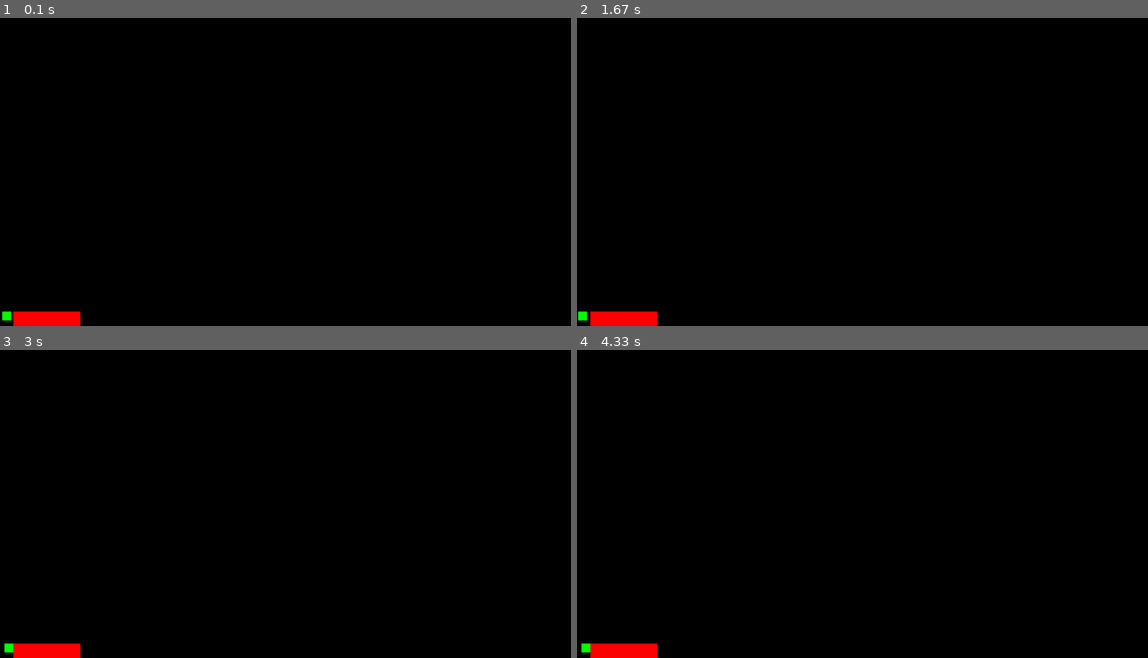
Above: before the commit, frames 1-4 (two rows, left to right).
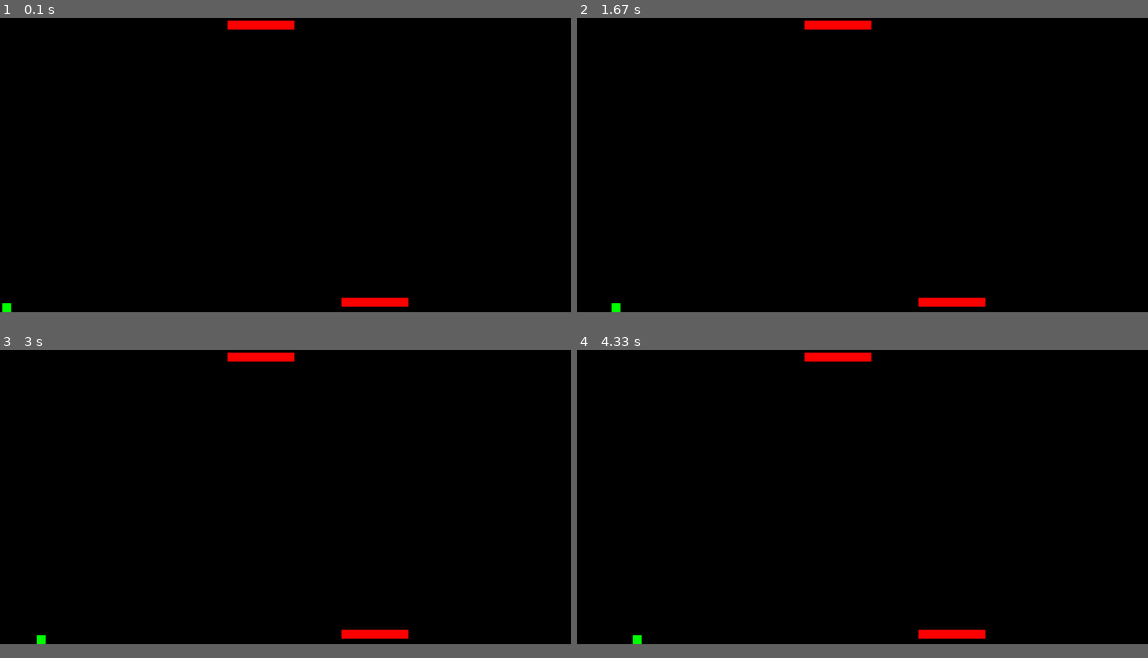
Above: after the commit, the same moments.

Repository: Parryhip/Final-Project-Pygame
Game: pygame game, started from platformer.py
Two runs of this game, one before a commit and one after it. Both use one fixed random seed, a clock stepped at 60 frames per second and the inputs below.
Inputs:
- Up to frame 1 (0.1 s): no input
- Up to frame 2 (1.67 s): hold Right 0.33-0.8 s; hold Right 0.83-1.3 s; hold Left from 1.33 s (still down)
- Up to frame 3 (3 s): release Left at 1.87 s; hold Left 1.9-2.3 s; hold Right 2.33-2.97 s
- Up to frame 4 (4.33 s): hold Left 3-3.47 s; hold Right 3.5-3.97 s; hold Right from 4 s (still down)
In our replay, the window is 900x486 before the commit and 900x464 after it. These sizes can differ from the game's own. Grey fills any space a smaller window leaves; there, only what the larger window draws over its background counts as a difference.

The runs differ from the first frame. In frame 1, 1.4% of the frame differs, in the area x 0-72%, y 0-100%; in frame 2, 1.4%; in frame 3, 1.4%; in frame 4, 1.4%.

Commit message:
upgraed reaction game, imporved restart key

Diff:
--- a/platformer.py
+++ b/platformer.py
@@ -30,6 +30,7 @@
 reaction_time = 0
 wait_time1 = None
 times = random.randint(3,9)
+create = True
 
 
 
@@ -39,12 +40,12 @@
 
 
 
-win = pygame.display.set_mode((2560,1385))
+win = pygame.display.set_mode((2560,1320))
 pygame.display.set_caption("First Game")
 
 
 x = 10
-y = 1320
+y = 1280
 width = 40
 height = 40
 vel = 5
@@ -57,14 +58,13 @@
 run = True
 
 
-#place_x = random.randint(60, 1900)
-#place_y = random.randint(1330, 1350)
+place_x = random.randint(60, 1900)
+place_y = random.randint(1250, 1280)
 #random_width = random.randint(40,120)
 #random_hight = random.randint(40,100)
-place_x = 60
-place_y  = 1320
+
 random_width = random.randint(40,120)
-random_hight = random.randint(40,100)
+random_hight = 35
 
 
 
@@ -88,9 +88,10 @@
     if x == place_x - 35 and y == place_y:
         print(place_y - random_hight)
         x -= vel
-    if x == place_x + 290 and y == place_y:
+    if x == place_x + 290 and y == place_y + 10:
         print(place_y)
         x += vel
+
 
 
 
@@ -127,8 +128,10 @@
 
     win.fill((0,0,0))
     pygame.draw.rect(win, (0,255,0), (x, y, width, height))
-    for i in range(1,times):
-            pygame.draw.rect(win, (255,0,0), (place_x, place_y, 300, 150))
+    pygame.draw.rect(win, (255,0,0), (place_x, place_y, 300, 40))
+    pygame.draw.rect(win, (255,0,0), (place_x/1.5, 12, 300, 40))
+
+
 
 
 
--- a/reaction_game.py
+++ b/reaction_game.py
@@ -61,13 +61,14 @@
 
                 #if the mouse is clicked on the
                 # button the game is terminated
+              try:
                 try:
                     if width/2 <= mouse[0] <= width/2+140 and height/2 <= mouse[1] <= height/2+40 and reaction_time <= 1000000 and click == False:
                         text = smallfont.render(f'Your reaction time is {reaction_time*1000} MS\npress q to quit, and r to restart\n(after pressing r to play again, wait \nuntil the message turns to : Click!) \n' , True , color)
                         score = reaction_time
                         click = True
                         print(score)
-                        if score <=
+
 
 
 
@@ -85,6 +86,10 @@
                 except NameError:
                      reaction_time = 1000000
                      text = smallfont.render(f'You clicked before it tells you to\n,cheating will end up with a super \nhigh reaction time! your \nreaction is {reaction_time*1000} MS\n press q to quit, and r to play again' , True , color)
+              except TypeError:
+                     reaction_time = 1000000
+                     text = smallfont.render(f'You clicked before it tells you to\n,cheating will end up with a super \nhigh reaction time! your \nreaction is {reaction_time*1000} MS\n press q to quit, and r to play again' , True , color)
+
 
 
 
@@ -93,14 +98,46 @@
                          pygame.quit()
                          sys.exit()
                     elif ev.key == pygame.K_r:
-                         reaction_time = 0
-                         score = 0
-                         wait_time1 = None
-                         wait_time1 = random.randint(1,9)
-                         time.sleep(wait_time1)
-                         text = smallfont.render('Click!' , True , color)
-                         click = False
-                         score = None
+                        try:
+                            # initializing the constructor
+                            pygame.init()
+
+                            # screen resolution
+                            res = (1580,1320)
+
+                            # opens up a window
+                            screen = pygame.display.set_mode(res)
+
+                            # white color
+                            color = (255,255,255)
+
+                            # light shade of the button
+                            color_light = (170,170,170)
+
+                            # dark shade of the button
+                            color_dark = (100,100,100)
+
+                            # stores the width of the
+                            # screen into a variable
+                            width = screen.get_width()
+
+                            # stores the height of the
+                            # screen into a variable
+                            height = screen.get_height()
+
+                            # defining a font
+                            smallfont = pygame.font.SysFont('Corbel',25)
+                            reaction_time = 0
+                            score = 0
+                            wait_time1 = None
+                            wait_time1 = random.randint(1,9)
+                            time.sleep(wait_time1)
+                            text = smallfont.render('Click!' , True , color)
+                            click = False
+                            score = None
+                        except TypeError:
+                              reaction_time = 1000000
+                              text = smallfont.render(f'You clicked before it tells you to\n,cheating will end up with a super \nhigh reaction time! your \nreaction is {reaction_time*1000} MS\n press q to quit, and r to play again' , True , color)
 
 
 
